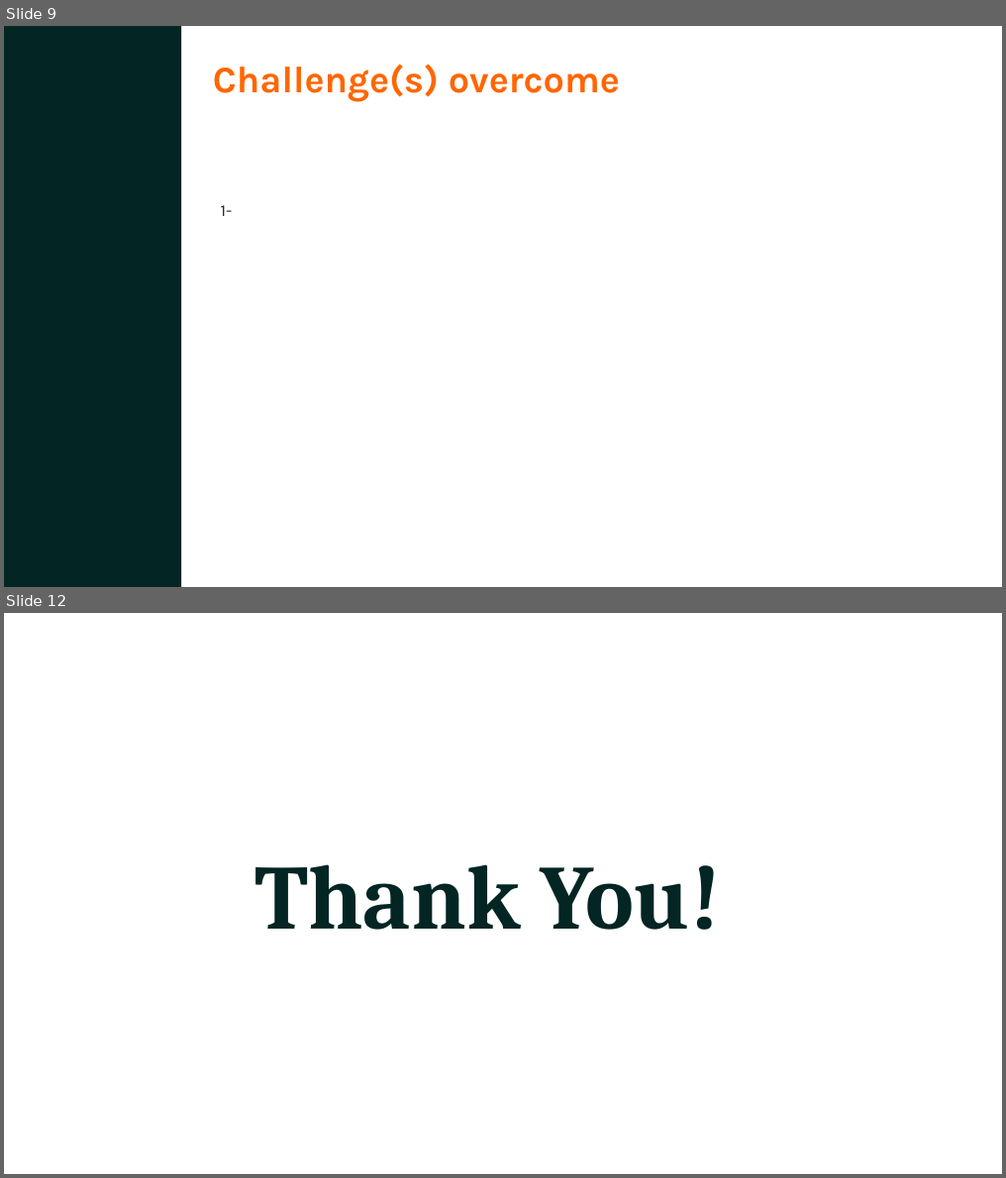
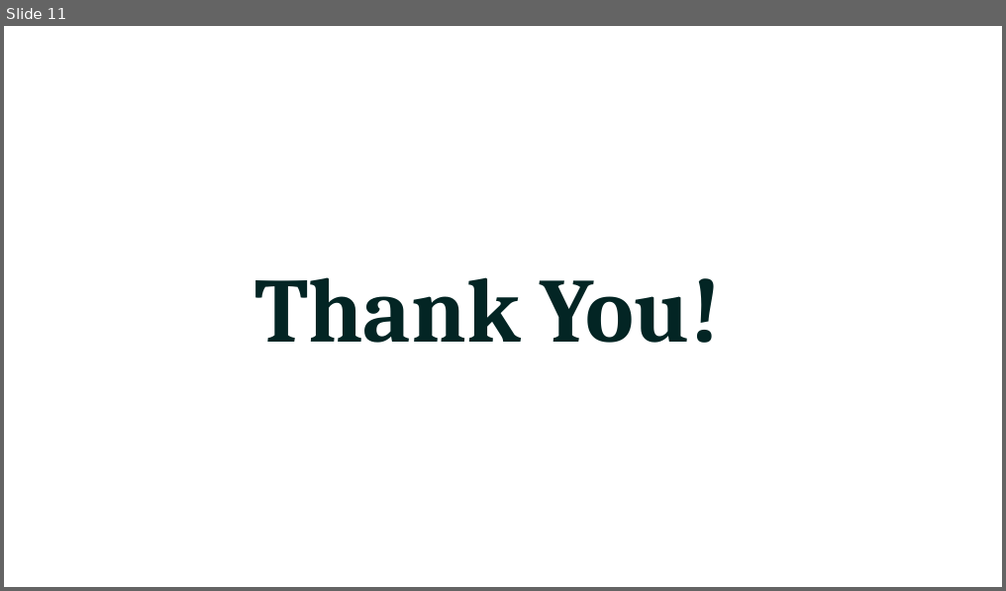
Before and after one commit to MahmoudEasa/Portfolio_E_Commerce, a slide deck: E-commerce_Presentation.pptx. Shown one above the other, each under a label of ours: slides 9 and 12 before the commit, slide 11 after it; the slides between them are not shown. The pictures are 1006x1178 and 1006x591 pixels, drawn with LibreOffice and Linux fonts; fonts in the diff are those of the drawing. Boxes give left, top, right and bottom in pixels: in the first picture for what was removed or moved away, otherwise in the second. Text is boxed around its words. In the diff, an @@ line names an element or a change of style, - is before the commit and + after.

```diff
--- a/E-commerce_Presentation.pptx
+++ b/E-commerce_Presentation.pptx
@@ slide 9 removed at (4,26,1002,587), background #FFFFFF @@
@@ rectangle removed at (4,26,181,587) @@
@@ text removed at (213,64,620,102) @@
-Challenge(s) overcome
@@ text removed at (221,205,232,216) @@
-1-
@@ what was slide 12 is now slide 11 @@
```
Also in this commit, not shown: 8 slides changed, 1 slide added, 1 other slide removed.
